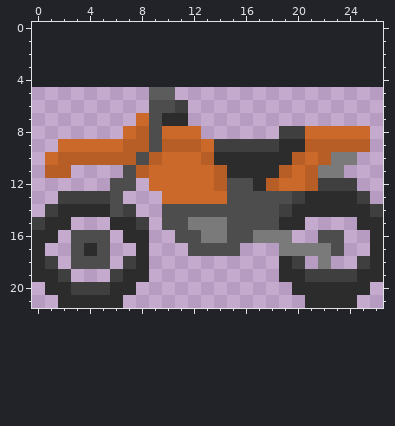
One commit to this pixel-art file: assets/tilesheet/motorbike.aseprite. The first picture shows the starting point.
27x17 pixels, 1 frame. The old version is drawn lined up with the new one, on the new canvas.
After the commit:
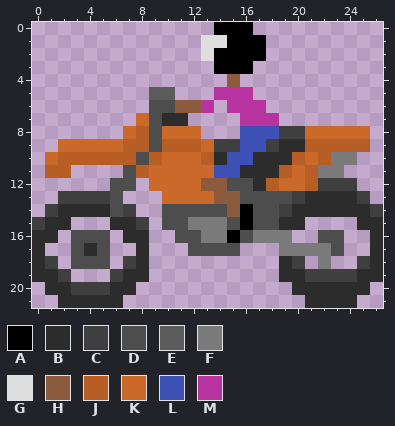
Palette (. is transparent): A #000000  B #2c2c2c  C #3f3f3f  D #4d4d4d  E #5c5c5c  F #7a7a7a  G #dedede  H #8c5a3c  J #b65e26  K #cb692a  L #3c50b6  M #b633a0
The edit:
canvas 27x17 -> 27x22, the old top-left corner now at 0,5
y 0: x 14..16 ... -> AAA
y 1: x 13..17 ..... -> GGAAA
y 2: x 13..17 ..... -> GAAAA
y 3: x 14..16 ... -> AAA
y 4: x 15 . -> H
y 5: x 14..16 ... -> MMM
y 6: x 11..13 C.. -> HHM; x 15..17 ... -> MMM
y 7: x 16..18 ... -> MMM
y 8: x 16..18 ... -> LLL
y 9: x 16..17 CC -> LL
y 10: x 15..16 BB -> LL
y 11: x 14..15 JB -> LL
y 12: x 13..14 KJ -> HH
y 13: x 14..15 KD -> HH
y 14: x 15..16 DD -> HA
y 15: x 16 D -> A
y 16: x 15 D -> A
Changed places in both pictures, as pixel boxes (x1, y1, x2, y2):
changed: (175, 22, 279, 243)
